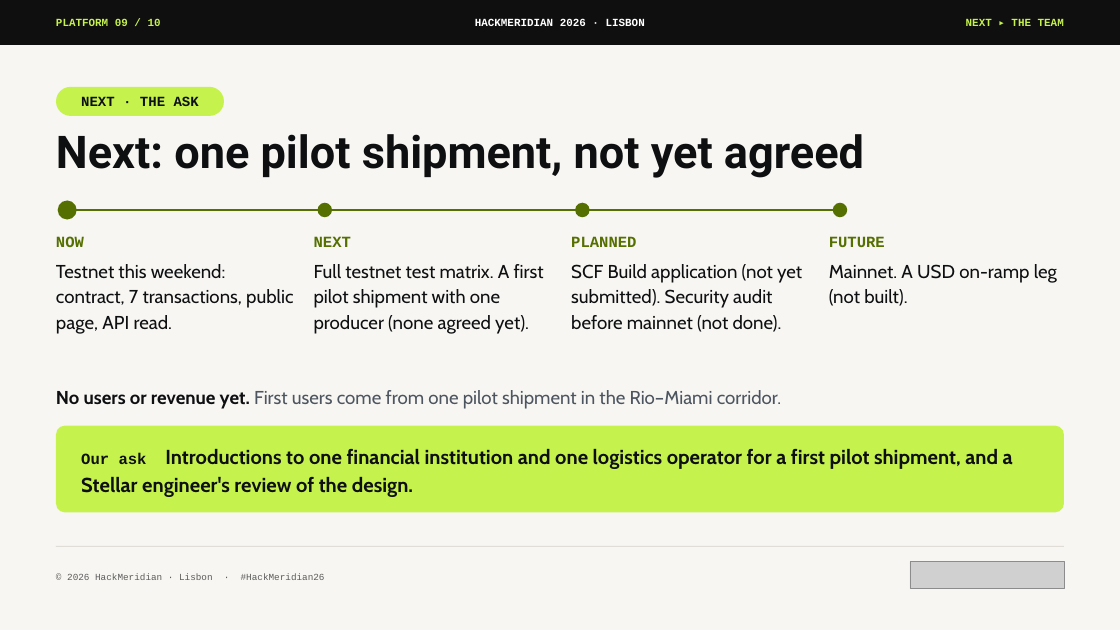
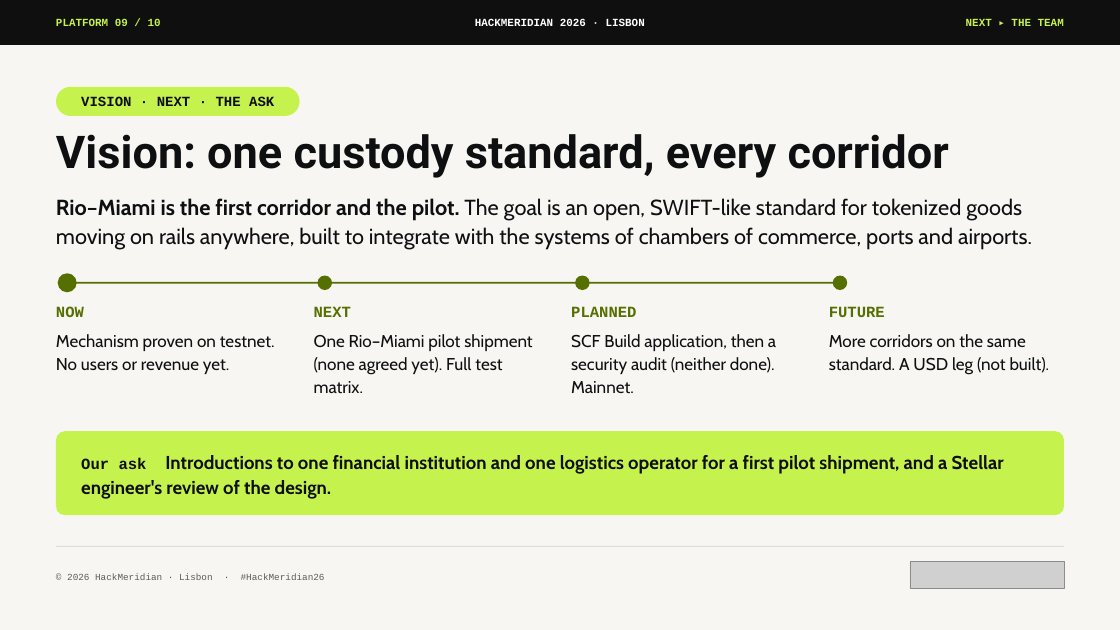
Before and after one commit to pwsaragossy/hackmeridian-cos, a slide deck: slide 9 of projects/hackmeridian-rail/deck/radox-custody-rail.pptx. Drawn at 1120x630 pixels with LibreOffice and Linux fonts; fonts in the diff are those of the drawing; grey boxes stand for pictures. Boxes give left, top, right and bottom in pixels: in the first picture for what was removed or moved away, otherwise in the second. Text is boxed around its words. In the diff, an @@ line names an element or a change of style, - is before the commit and + after.

```diff
--- a/projects/hackmeridian-rail/deck/radox-custody-rail.pptx
+++ b/projects/hackmeridian-rail/deck/radox-custody-rail.pptx
@@ rounded rectangle "VISION · NEXT · THE ...": place and size @@
-rounded rectangle "VISION · NEXT · THE ..." at [56,87,224,116]
+rounded rectangle "VISION · NEXT · THE ..." at [56,87,300,116]
@@ text in rounded rectangle at [81,96,274,106]: text changed @@
-NEXT · THE ASK
+VISION · NEXT · THE ASK
@@ text at [56,134,949,178]: text changed @@
-Next: one pilot shipment, not yet agreed
+Vision: one custody standard, every corridor
@@ text added at [56,198,1032,250], 28 pt, text #0E0F11 @@
+Rio–Miami is the first corridor and the pilot. The goal is an open, SWIFT-like standard for tokenized goods moving on rails anywhere, built to integrate with the systems of chambers of commerce, ports and airports.
@@ text removed at [56,264,293,334] @@
-Testnet this weekend: contract, 7 transactions, public page, API read.
@@ 4 ellipses, 1 rectangle: place and size @@
-4 ellipses, 1 rectangle at [58,200,847,220]
+4 ellipses, 1 rectangle at [58,273,847,292]
@@ 4 texts: place and size @@
-4 texts at [56,236,885,247]
+4 texts at [56,306,885,317]
@@ text added at [56,334,275,374], 22 pt, text #0E0F11 @@
+Mechanism proven on testnet. No users or revenue yet.
@@ text at [314,334,532,393]: text changed; size 24 to 22 pt @@
-Full testnet test matrix. A first pilot shipment with one producer (none agreed yet).
+One Rio–Miami pilot shipment (none agreed yet). Full test matrix.
@@ text at [571,334,776,393]: text changed; size 24 to 22 pt @@
-SCF Build application (not yet submitted). Security audit before mainnet (not done).
+SCF Build application, then a security audit (neither done). Mainnet.
@@ text at [829,334,1050,375]: text changed; size 24 to 22 pt @@
-Mainnet. A USD on-ramp leg (not built).
+More corridors on the same standard. A USD leg (not built).
@@ text removed at [56,390,781,409] @@
-No users or revenue yet. First users come from one pilot shipment in the Rio–Miami corridor.
@@ rounded rectangle: place and size @@
-rounded rectangle at [56,426,1064,512]
+rounded rectangle at [56,431,1064,515]
@@ rounded rectangle at [56,431,1064,515]: proportions changed @@
@@ text "Our ask Introductions to one ..." at [81,455,1004,499]: size 26 to 24 pt @@
```
Also in this commit, not shown: 4 other slides changed, 5 other files.
